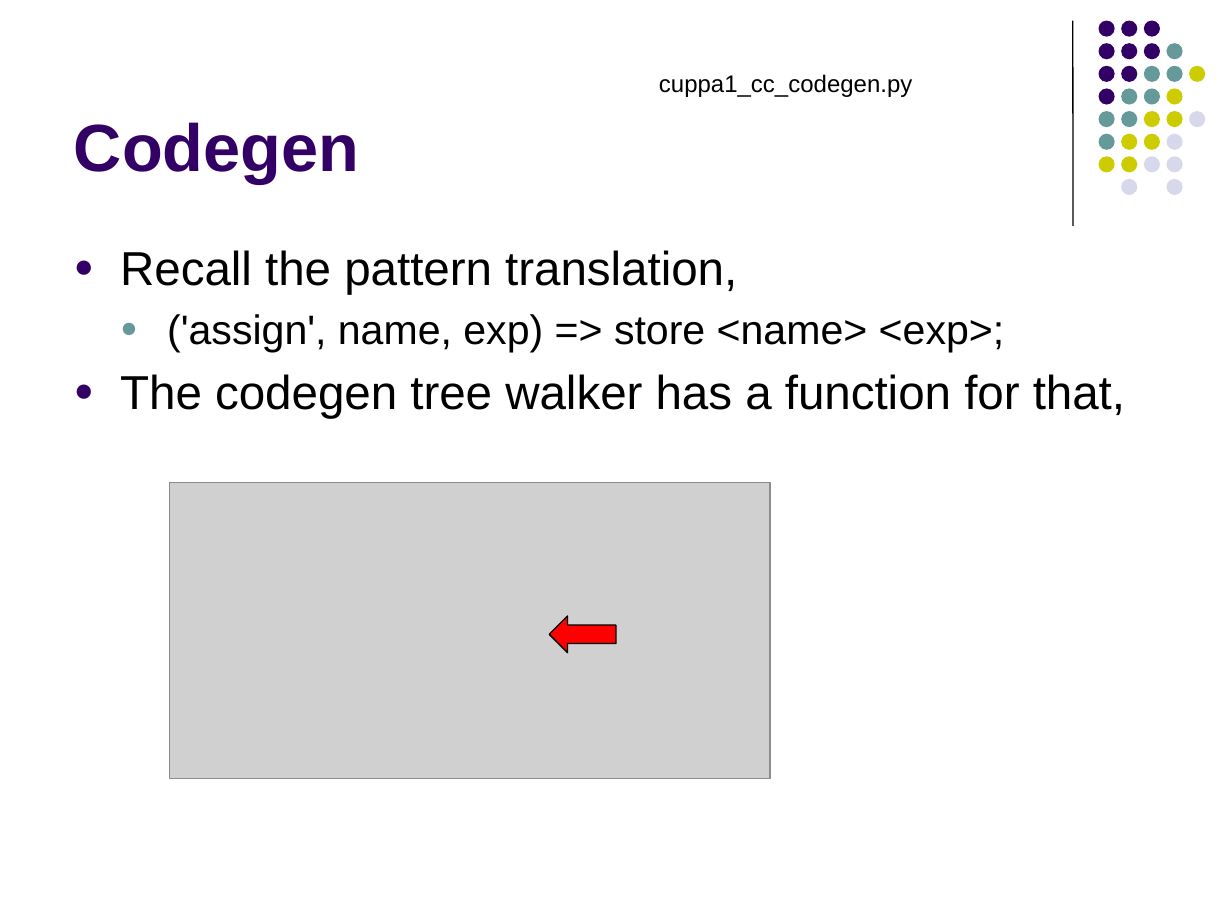
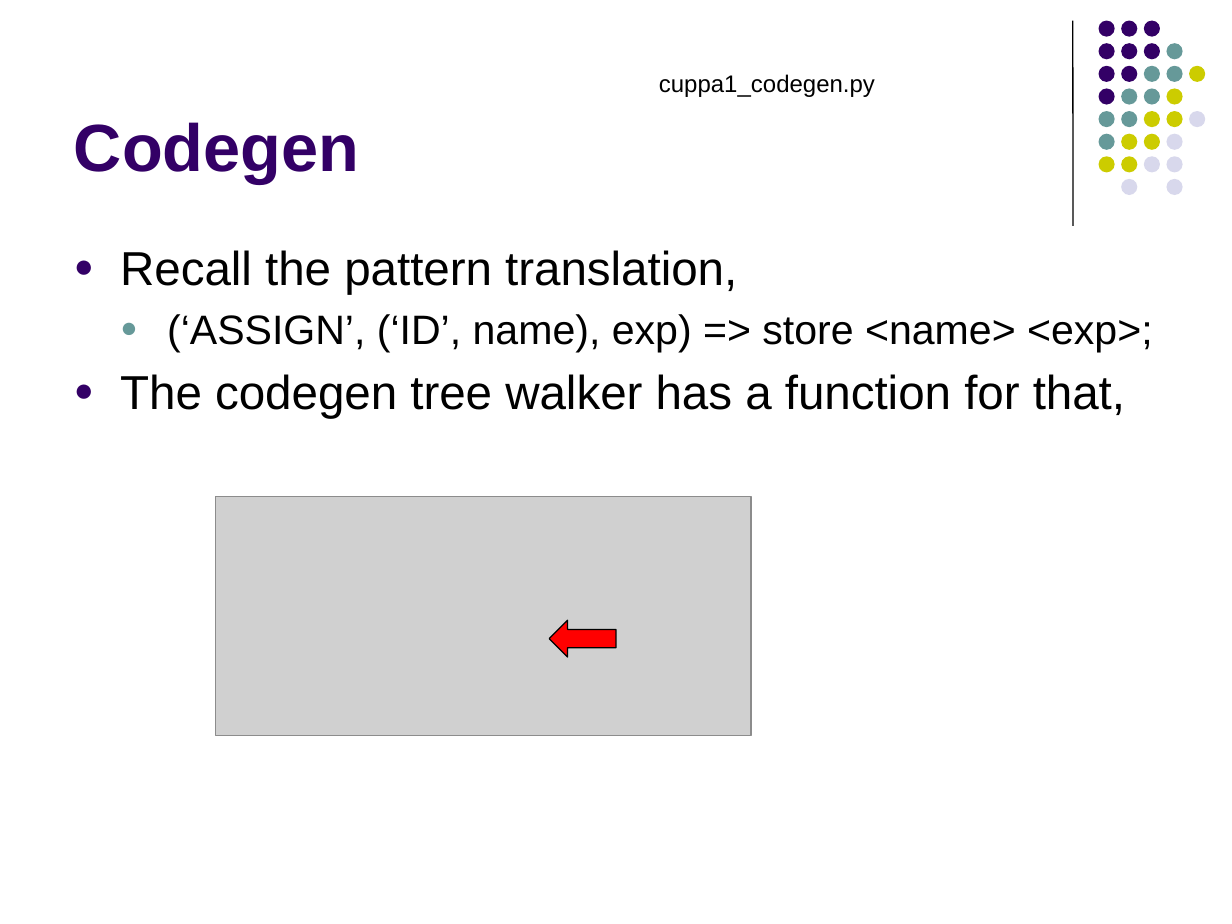
Before and after one commit to lutzhamel/CSC402, a slide deck: slide 14 of notes/csc402-ln007.pptx. Drawn at 1232x924 pixels with LibreOffice and Linux fonts; fonts in the diff are those of the drawing; grey boxes stand for pictures. Boxes give left, top, right and bottom in pixels: in the first picture for what was removed or moved away, otherwise in the second. Text is boxed around its words. In the diff, an @@ line names an element or a change of style, - is before the commit and + after.

```diff
--- a/notes/csc402-ln007.pptx
+++ b/notes/csc402-ln007.pptx
@@ text at (659,74,875,97): text changed @@
-cuppa1_cc_codegen.py
+cuppa1_codegen.py
@@ text at (167,314,1153,352): text changed @@
-  ● ('assign', name, exp) => store <name> <exp>;
+  ● (‘ASSIGN’, (‘ID’, name), exp) => store <name> <exp>;
@@ picture: place and size @@
-picture at (170,483,771,779)
+picture at (216,496,752,736)
@@ left arrow: place and size @@
-left arrow at (549,616,616,653)
+left arrow at (549,620,616,657)
```
Also in this commit, not shown: 19 other slides changed, 1 slide added, 1 slide removed, 6 other files.
